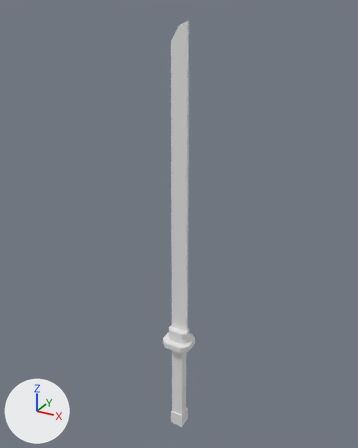
One commit to the Blender file Blender/BloodKatana.blend: the scene before it, then after it.
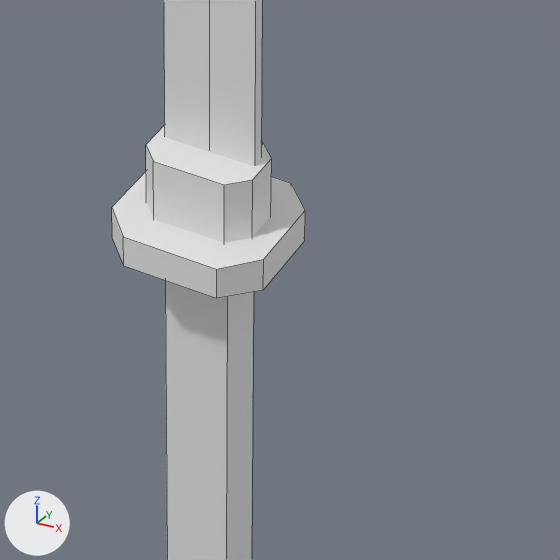
Old and new are each drawn whole from a 50 mm camera at (1.173, -2.134, 2.485) aimed at (-0.036, 0.064, 1.386) and again close up on the part from 40% to 66% of the width and 68% to 89% of the height. Every picture has the same lights, and +X, +Y and +Z are marked at lower left. The close-ups show mesh edges as thin lines.
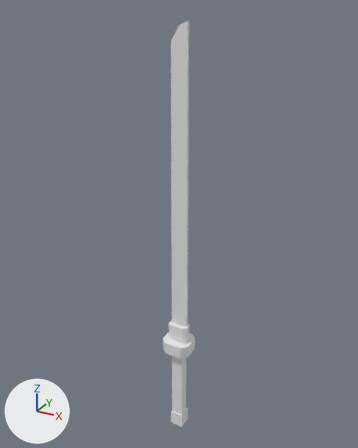
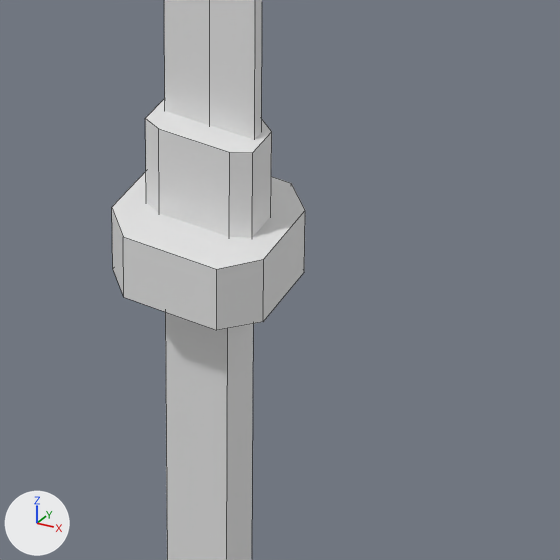
Edits to the bpy script that builds the scene:
```text
Change me_cube_001:
    where me_cube_001.from_pydata(...)  # 44 vertices, 30 faces; spans x -1.32..1.3, y -1.2..1.2, z 0.19..9.02
    used by ob_cube; location = (0.0, 0.0, 0.0); scale = (0.0645, 0.0645, 0.0823)
    me_cube_001 part 1: all 8 vertices in x -1.32..1.3, y -1.2..1.2, z 7.75..7.77 are moved by (0.0, 0.0, -0.46)
    me_cube_001 part 2: all 4 vertices in x -0.93..0.91, y -0.3..0.3, z 9.02 are moved by (0.0, 0.0, 0.38)
    me_cube_001 part 3: all 2 vertices in x -0.62..0.59, y -0.62, z 9.02 are moved by (0.0, 0.16, 0.38)
```

What differs and where, as boxes [x1, y1, x2, y2] in the close-ups (560 x 560 px; the box of a moved part takes in the faces that stretch with it):
'Cube', reshaped: before [112, 126, 305, 298]; after [112, 99, 305, 330]
part 1 of me_cube_001, moved or reshaped: before [112, 209, 305, 298]; after [112, 209, 305, 330]
part 2 of me_cube_001, moved or reshaped: before [252, 158, 272, 237]; after [252, 132, 272, 237]
part 3 of me_cube_001, moved or reshaped: before [146, 126, 271, 243]; after [145, 99, 272, 238]
